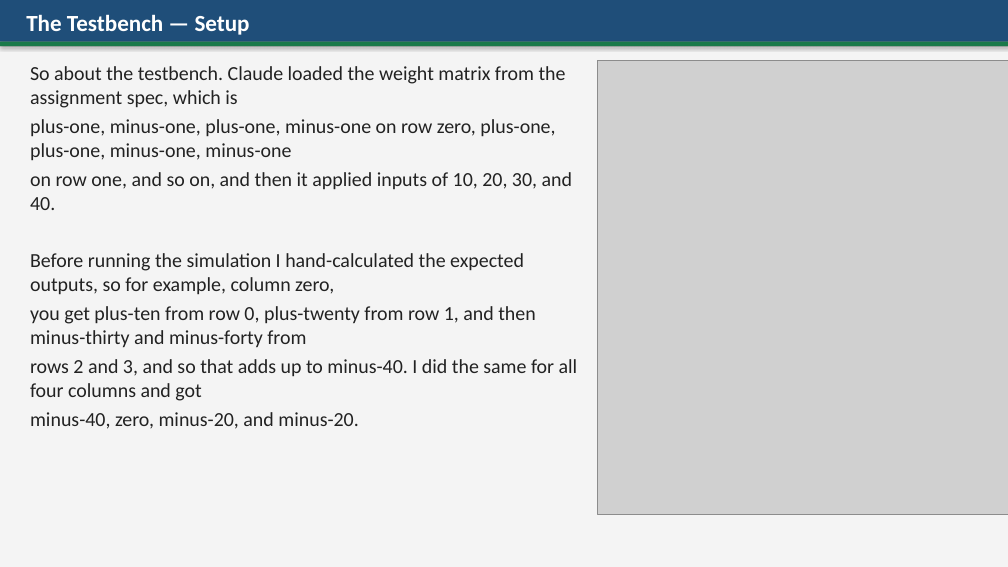
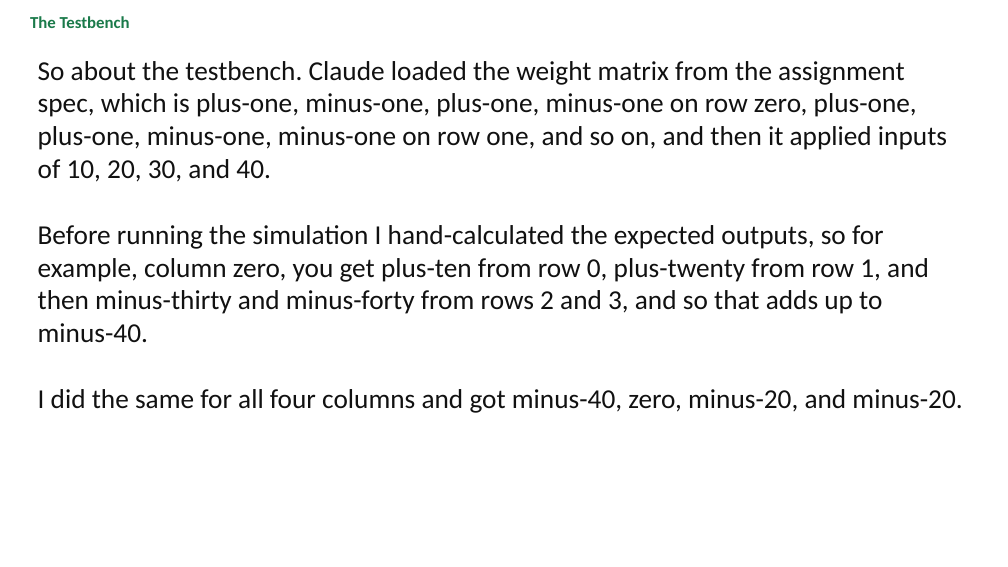
Before and after one commit to BaoPSU/ECE410-HW4AI, a slide deck: slide 5 of codefest/cf06/presentation/cf06_cllm_slides.pptx. Drawn at 1008x567 pixels with LibreOffice and Linux fonts; fonts in the diff are those of the drawing; grey boxes stand for pictures. Boxes give left, top, right and bottom in pixels: in the first picture for what was removed or moved away, otherwise in the second. Text is boxed around its words. In the diff, an @@ line names an element or a change of style, - is before the commit and + after.

```diff
--- a/codefest/cf06/presentation/cf06_cllm_slides.pptx
+++ b/codefest/cf06/presentation/cf06_cllm_slides.pptx
@@ rectangle removed at bbox=[0, 0, 1008, 567] @@
@@ rectangle removed at bbox=[0, 0, 1008, 42] @@
@@ text at bbox=[30, 16, 130, 28]: text changed; size 22 to 16 pt; text colour #FFFFFF to #1A7A4A @@
-The Testbench — Setup
+The Testbench
@@ rectangle removed at bbox=[0, 42, 1008, 46] @@
@@ text at bbox=[38, 61, 962, 413]: text changed; size 19 to 26 pt; text colour #222222 to #111111 @@
-So about the testbench. Claude loaded the weight matrix from the assignment spec, which is
-plus-one, minus-one, plus-one, minus-one on row zero, plus-one, plus-one, minus-one, minus-one
-on row one, and so on, and then it applied inputs of 10, 20, 30, and 40.
-Before running the simulation I hand-calculated the expected outputs, so for example, column zero,
-you get plus-ten from row 0, plus-twenty from row 1, and then minus-thirty and minus-forty from
-rows 2 and 3, and so that adds up to minus-40. I did the same for all four columns and got
-minus-40, zero, minus-20, and minus-20.
+So about the testbench. Claude loaded the weight matrix from the assignment spec, which is plus-one, minus-one, plus-one, minus-one on row zero, plus-one, plus-one, minus-one, minus-one on row one, and so on, and then it applied inputs of 10, 20, 30, and 40.
+Before running the simulation I hand-calculated the expected outputs, so for example, column zero, you get plus-ten from row 0, plus-twenty from row 1, and then minus-thirty and minus-forty from rows 2 and 3, and so that adds up to minus-40.
+I did the same for all four columns and got minus-40, zero, minus-20, and minus-20.
@@ picture removed at bbox=[597, 60, 1008, 514] @@
```
Also in this commit, not shown: 6 other slides changed, 1 other file.
